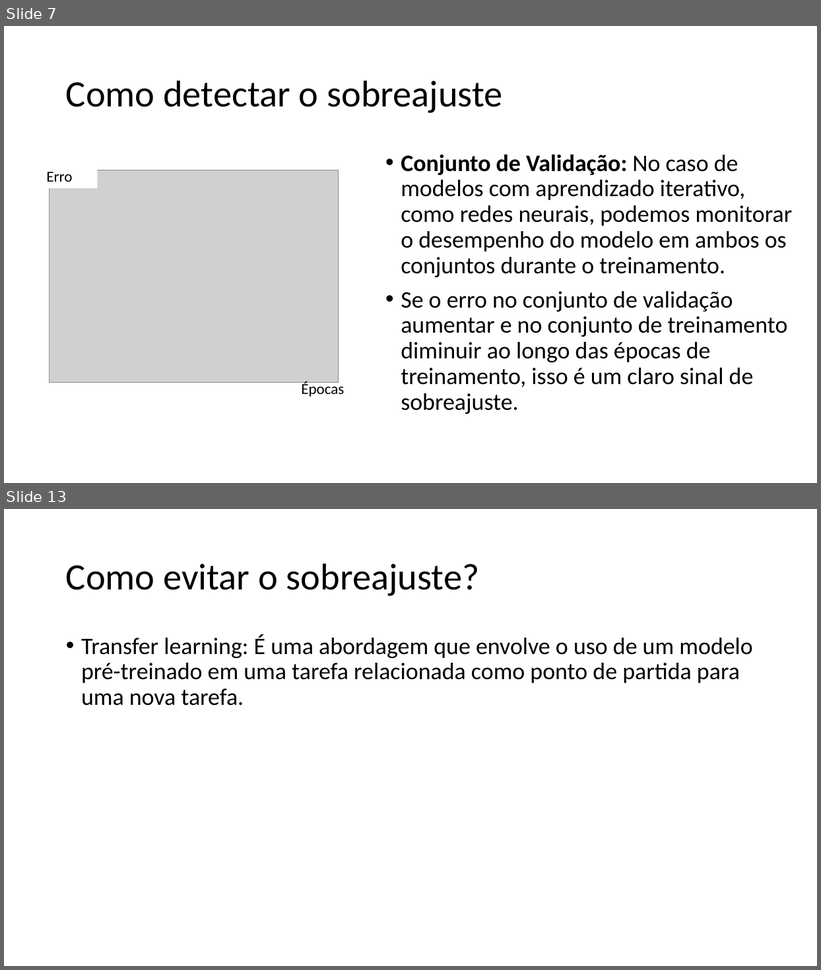
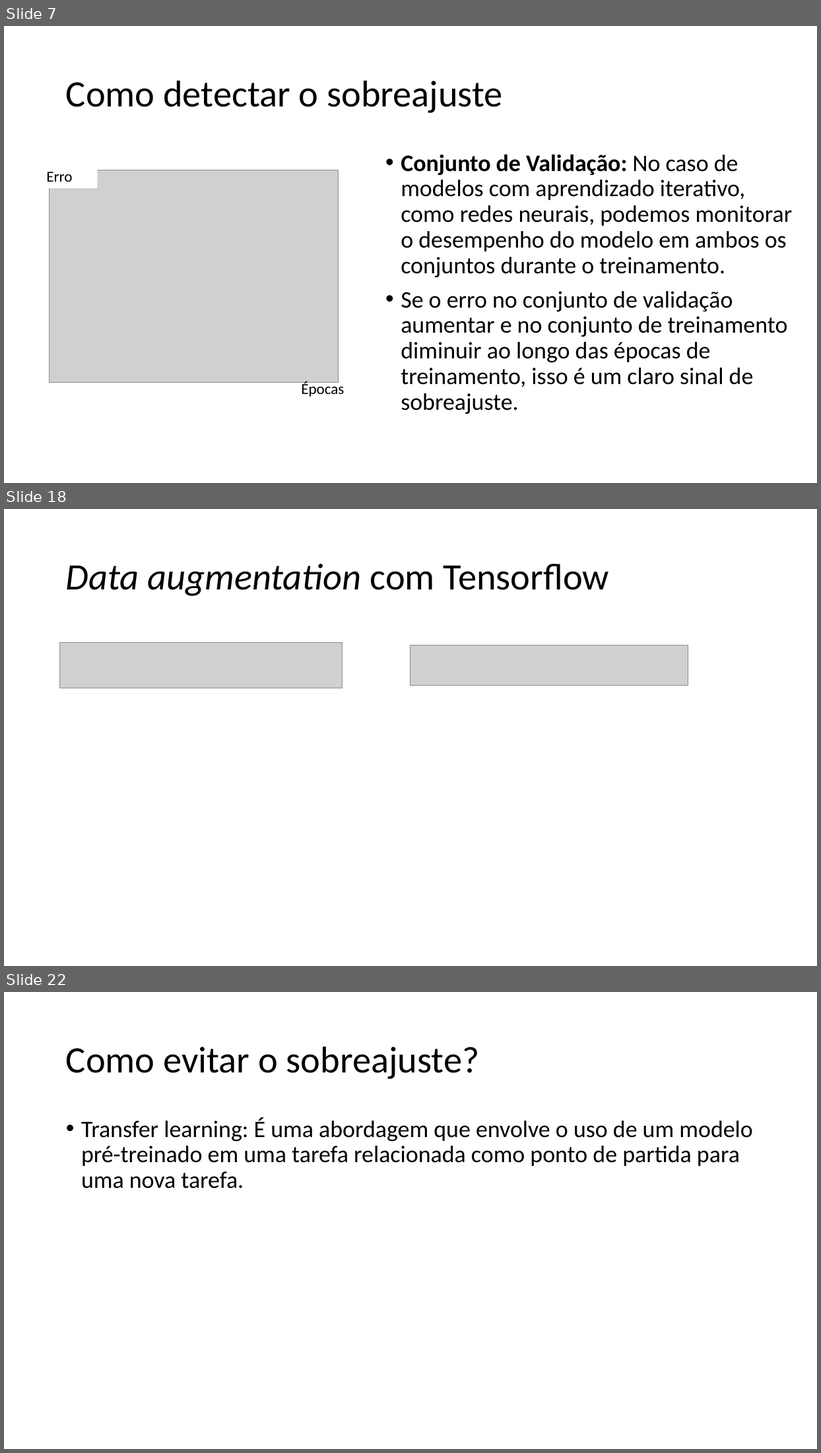
Before and after one commit to zz4fap/tp557-iot-ml, a slide deck: slides/TP557_13_Prevenindo_o_sobreajuste.pptx. Shown one above the other, each under a label of ours: slides 7 and 13 before the commit, slides 7, 18 and 22 after it; the slides between them are not shown. The pictures are 821x970 and 821x1453 pixels, drawn with LibreOffice and Linux fonts; fonts in the diff are those of the drawing; grey boxes stand for pictures. Boxes give left, top, right and bottom in pixels: in the first picture for what was removed or moved away, otherwise in the second. Text is boxed around its words. In the diff, an @@ line names an element or a change of style, - is before the commit and + after.

```diff
--- a/slides/TP557_13_Prevenindo_o_sobreajuste.pptx
+++ b/slides/TP557_13_Prevenindo_o_sobreajuste.pptx
@@ slide 18 added at box(4, 509, 817, 966), background #FFFFFF @@
@@ title added at box(66, 564, 609, 596), 44 pt, text #000000, italic @@
+Data augmentation com Tensorflow
@@ picture added at box(60, 643, 343, 689) @@
@@ picture added at box(411, 646, 688, 686) @@
@@ what was slide 13 is now slide 22 @@
```
Also in this commit, not shown: 5 slides changed, 8 other slides added, 6 other files.
